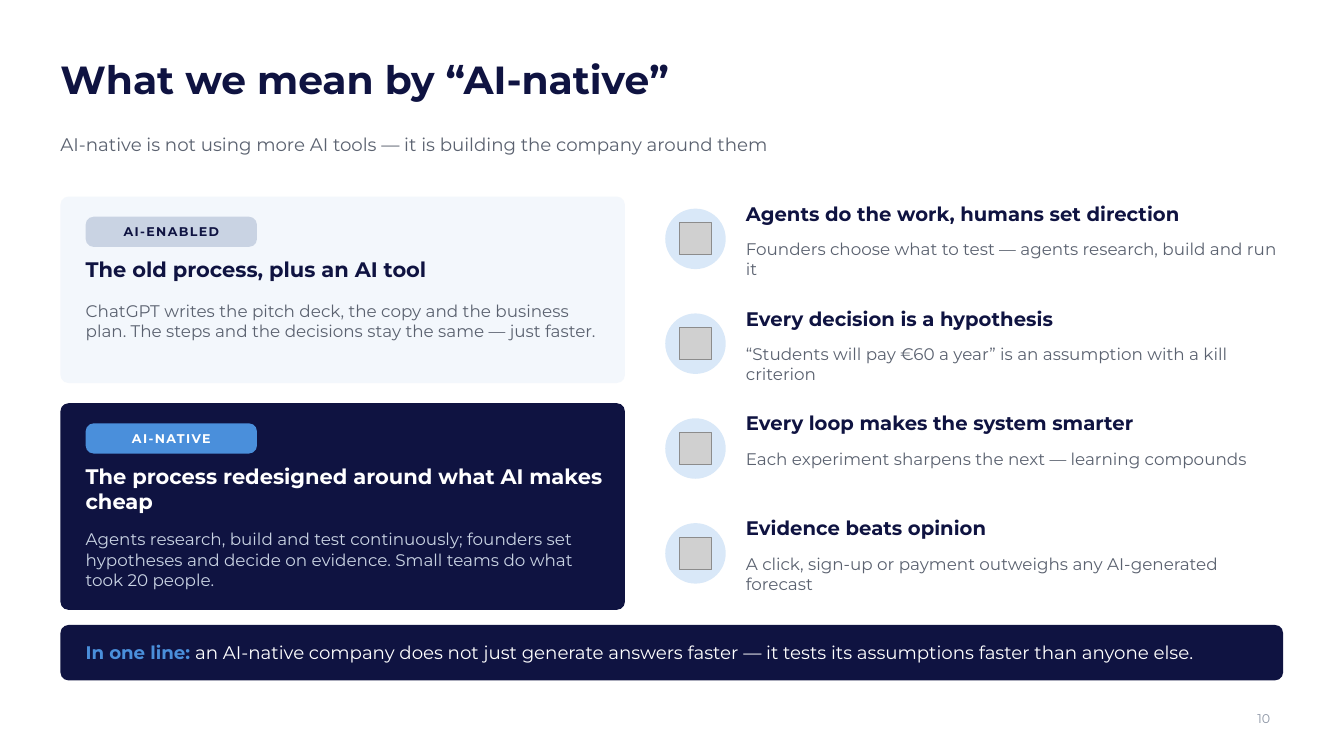
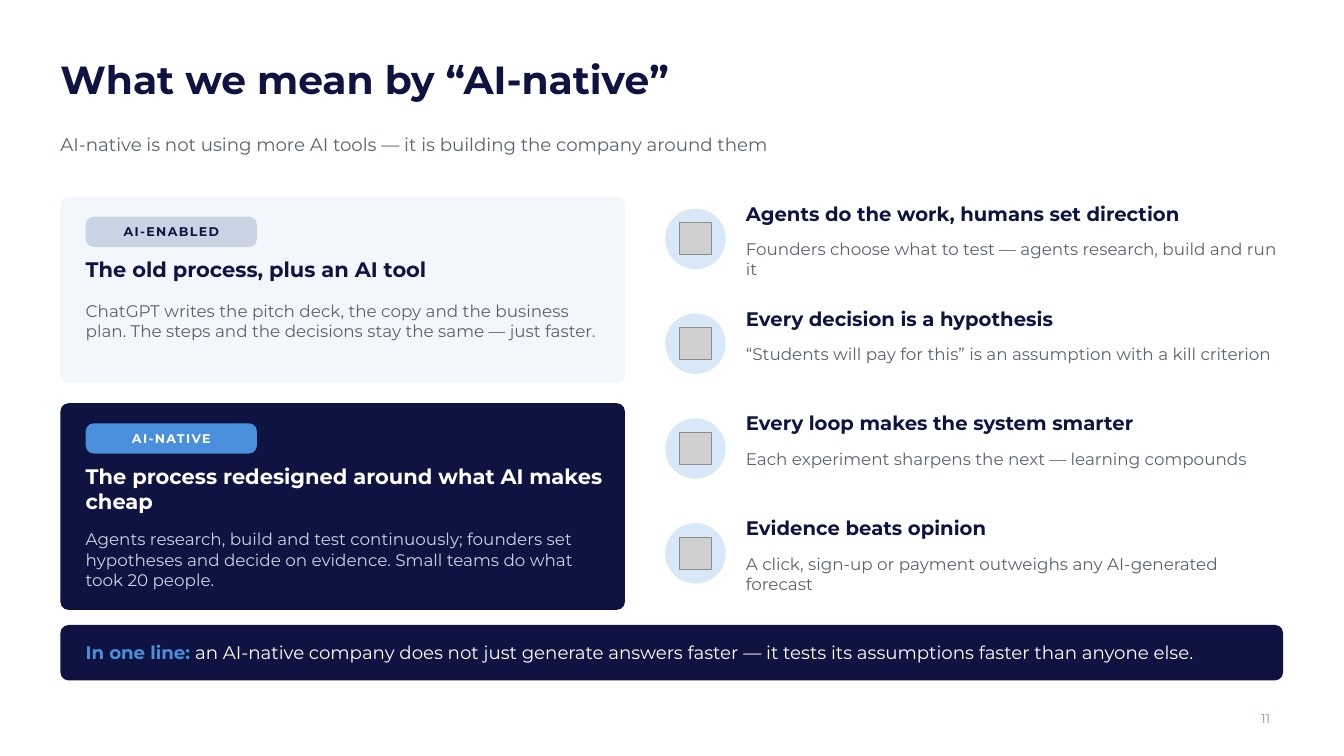
Before and after one commit to elias762/Advisory-board, a slide deck: slide 11 of decks/01_JCU_From_Idea_to_Market.pptx (slide 10 before the commit). Drawn at 1344x756 pixels with LibreOffice and Linux fonts; fonts in the diff are those of the drawing; grey boxes stand for pictures; background and template pictures are left out. Boxes give left, top, right and bottom in pixels: in the first picture for what was removed or moved away, otherwise in the second. Text is boxed around its words. In the diff, an @@ line names an element or a change of style, - is before the commit and + after.

```diff
--- a/decks/01_JCU_From_Idea_to_Market.pptx
+++ b/decks/01_JCU_From_Idea_to_Market.pptx
@@ text at (746, 347, 1271, 364): text changed @@
-“Students will pay €60 a year” is an assumption with a kill criterion
+“Students will pay for this” is an assumption with a kill criterion
@@ page number at (1261, 714, 1270, 723): text changed @@
-10
+11
```
Also in this commit, not shown: 7 other slides changed, 4 slides added, 3 slides removed, 9 other files.
